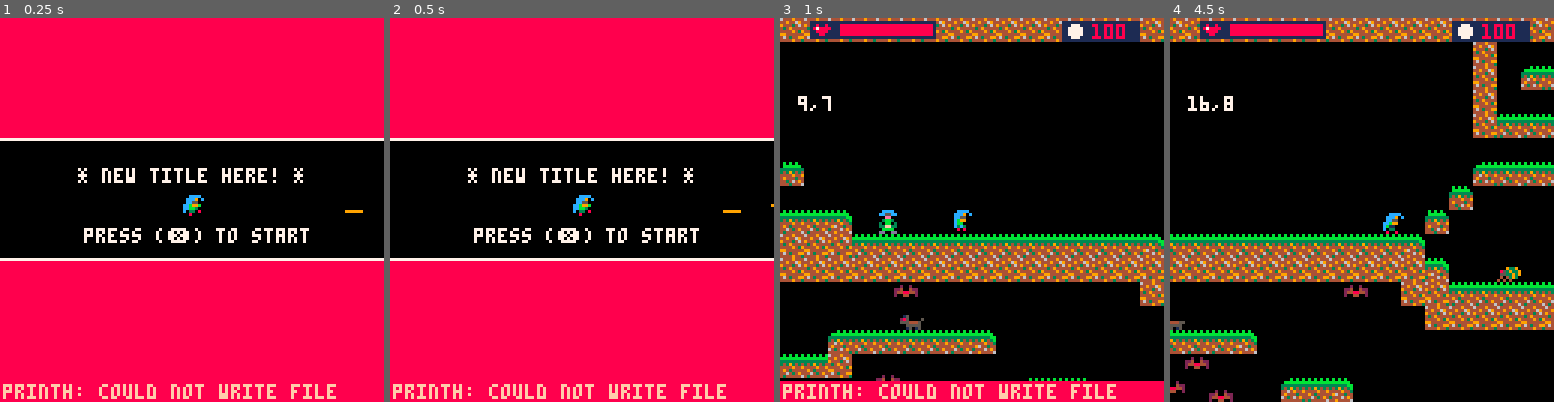
Above: before the commit, frames 1-4 (left to right).
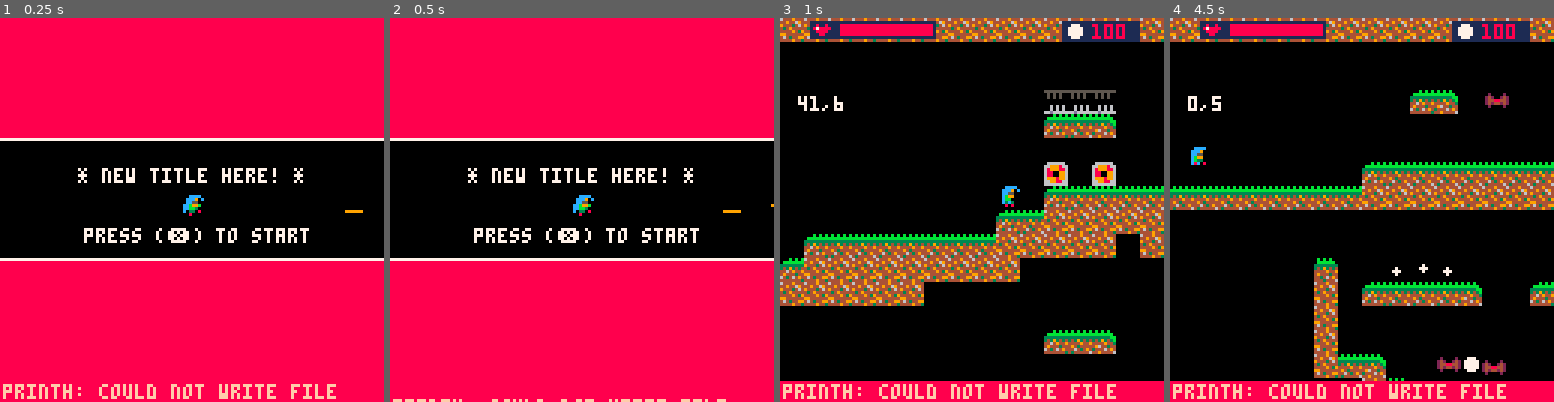
Above: after the commit, the same moments.

Repository: Mizar01/last_spellcaster
Game: PICO-8 cartridge microvania.p8
Same seed, same stepped clock (60 frames per second), same inputs: the game is played once before the commit and once after it.
Inputs:
- Up to frame 1 (0.25 s): no input
- Up to frame 2 (0.5 s): tap X (X key) at 0.33 s
- Up to frame 3 (1 s): tap O (Z key) at 0.7 s
- Up to frame 4 (4.5 s): tap X (X key) at 1.07, 1.85, 2.97, 4.08 s; hold Right 1.6-2.1 s; tap O (Z key) every 0.4 s from 1.7 to 4.1 s; hold Up 2.15-2.42 s; hold Right 2.47-3.03 s; hold Left 3.08-3.58 s; hold Down 3.63-3.97 s; hold Right from 4.02 s (still down)

Frame 1 is identical in both runs. In frame 2, 1.7% of the frame differs, in the area x 0-88%, y 95-100%; in frame 3, 22%; in frame 4, 38%, in the area x 0-100%, y 0-100%.

Commit message:
implemented memory status of tiles between stages.

Diff:
--- a/game/base.lua
+++ b/game/base.lua
@@ -63,7 +63,6 @@
 		end
 
 		local sprph = s[self.phase]
-
 		local next_sprite = nil
 		if (sprph.ss ~= nil) then
 			-- single sprite phase
--- a/game/enemies.lua
+++ b/game/enemies.lua
@@ -138,7 +138,6 @@
         -- collide with player with a tolerance of 2 pixels
         if (self:collide(player, 2, 2)) then
             player:dmg(2)
-            game.mgr.player_msg_mgr.dog_bites += 1
         else
             -- move towards player
             if (abs(player.x - self.x) < 50 and abs(player.y - self.y) < 4) then
--- a/game/game_config.lua
+++ b/game/game_config.lua
@@ -33,19 +33,19 @@
 ovd_respawn=nil -- intial player spawn override in tile coords. It must be used for every stage load.
 
 -- TEST VARS
-use_sample_map = false
+use_sample_map = true
 ovd_avail_els = dstarc("true;true;true;true")
-ovd_cur_el = el_fire
+ovd_cur_el = el_thunder
 sample_map = [[
 1 1 1 1 1 1 1 1 1 1 1 1 1 1 1 1 1 1 1 1 1 1 1 1 1 1 1 1 1 1 1 1 1 1 1 1 1 1 1 1 1 1 1 1 1 1 1 1
   b                                     1       X X         1
                                         1   1 1 1 1 1 1
-                                        1             1
-                                        1 1 1 1 1 1   1
+                                        1             1                               M M N
+                                        1 1 1 1 1 1   1                               1 1 1
                                                       1
-    1                                   1 1 1 1 1 1 1 1 1 1 1
-                                      1                     X 1                       1 1 1 1 1
-1 1 1 1 1   p     f             6   1                       1                     1 1 1 1 1 1 1
+    1                                   1 1 1 1 1 1 1 1 1 1 1                         Q   R
+                                      1                     X 1                   f   1 1 1 1 1
+1 1 1 1 1   p                   6   1                       1                     1 1 1 1 1 1 1
 1 1 1 1 1 1 1 1 1 1 1 1 1 1 1 1 1 1                       1       1 1 1 1 1 1 1 1 1 1 1 1 1   1
 1 1 1 1 1 1 1 1 1 1 1 1 1 1 1 1 1 1 1     g       g             1 1 1 1 1 1 1 1 1 1
             a                     1 1 1 1 1 1 1 1 1 1 1 1 1 1 1 1 1 1 1 1 1
@@ -117,6 +117,9 @@
     ),
 }
 
+stage_mem = {}
+stage_changes_mem = {}
+
 -- adding to dstar other functions
 dstar_add("t1", function(t) return c_timer.new(t,false) end)
 dstar_add("t2", function(t) return c_timer.new(t,true) end)
--- a/game/main.lua
+++ b/game/main.lua
@@ -103,7 +103,7 @@
             enemy_bullets = {}
             local nptx, npty = pwtx - cs.wtx, pwty - cs.wty
             ovd_respawn = dstarc(""..nptx..";"..npty.."")
-            flog("stage changed to "..stage.." with ovd_respawn "..ovd_respawn[1]..","..ovd_respawn[2].."")
+            -- flog("stage changed to "..stage.." with ovd_respawn "..ovd_respawn[1]..","..ovd_respawn[2].."")
             setup_stage_from_string()
             cam:place(player.x, player.y)
         end
--- a/game/misc.lua
+++ b/game/misc.lua
@@ -249,6 +249,7 @@
             if self.on then door:close() else door:open() end
         end
         self.on = not self.on
+        obj_mem_ch(self, self.on and 1 or 2)
     end,
     link_switch = function(self, door)
         add(self.doors, door)
@@ -275,10 +276,12 @@
     open = function(self)
         self.phase = "open"
         del(obj_solids, self)
+        obj_mem_ch(self, 1)
     end,
     close = function(self)
         self.phase = "close"
         add(obj_solids, self)
+        obj_mem_ch(self, 2)
     end,
 })
 
@@ -363,7 +366,7 @@
 c_npc = cstar("c_npc:c_int", {
     __new = function(n, x, y, codename, dialogs)
         local l = c_int.new(x, y, game.mgr.misc_mgr)
-        l.spr.idle.sprites = npc_sprites[codename]
+        l.spr.idle.sprites = npc_sprites[codename] or { 154 }
         l.name = npc_names[codename]
         l.dialogs = split(dialogs, "/")
         l.cur_diag = 1
--- a/game/utils.lua
+++ b/game/utils.lua
@@ -58,6 +58,10 @@
 	return fget(tile, fsolid_idx)
 end
 
+function obj_mem_ch(obj, state)
+    stage_changes_mem[stage][flr(obj.spawn_y / 8)][flr(obj.spawn_x / 8)] = tostr(state)
+end
+
 function stage_config_get()
     return stage_config[stage]
 end
@@ -118,18 +122,26 @@
     local theme = stage_cfg.theme
 
     -- FIRST PASS: set tile types
-    local converted_type_map = matrix_map(map_h, map_w, "")  -- 0 based map of tile types
-    if (use_sample_map) then
-        for ty=1, map_h do
-            for tx=1,map_w do
-                local pos = (ty - 1) * map_w * 2 + (tx - 1) * 2 + 1
-                local c = sub(sample_map, pos, pos)
-                if (c == " ") c = "0"
-                converted_type_map[ty - 1][tx - 1] = c
+    local converted_type_map = nil
+    local stage_changes_map = nil
+    if (stage_mem[stage] == nil) then
+        converted_type_map = matrix_map(map_h, map_w, "")  -- 0 based map of tile types
+        stage_changes_map = matrix_map(map_h, map_w, "")  -- 0 based map of tile changes
+        if (use_sample_map and stage == 1) then
+            for ty=1, map_h do
+                for tx=1,map_w do
+                    local pos = (ty - 1) * map_w * 2 + (tx - 1) * 2 + 1
+                    local c = sub(sample_map, pos, pos)
+                    if (c == " ") c = "0"
+                    converted_type_map[ty - 1][tx - 1] = c
+                end
             end
+        else
+            load_rle_map(map_string, map_w, converted_type_map)
         end
     else
-        load_rle_map(map_string, map_w, converted_type_map)
+        converted_type_map = stage_mem[stage]
+        stage_changes_map = stage_changes_mem[stage]
     end
 
      -- SECOND PASS: set tile variations according to theme
@@ -141,6 +153,8 @@
     for ty=0,map_h - 1 do
         for tx=0,map_w - 1 do
             local t = converted_type_map[ty][tx]
+            local c = stage_changes_map[ty][tx]
+            if (ty == 6 and tx == 43) flog("tile at "..tx..","..ty.." type "..tostr(t).." change "..tostr(c))
             mset(tx, ty, 0) -- reset tile
 			local px = tx * 8
 			local py = ty * 8
@@ -161,26 +175,31 @@
                 respw = true
             elseif (t == "a" or t == "b") then -- bats
                 c_bat.new(px, py, t == "a", emgr)
-            elseif (t == "6") then -- focuslith
+            elseif (t == "6") then
                 c_focuslith.new(px, py, mmgr)
-			elseif (t == "8") then -- dead
-            elseif (t == "e") then -- dog
+			elseif (t == "8") then
+            elseif (t == "e") then
 				c_walk_en.new(px, py, "dog")
-            elseif (t == "g") then -- spider
+            elseif (t == "g") then
                 c_walk_en.new(px, py, "spider")
             elseif (t == "h") then
-                c_vine.new(px, py, emgr)
+                if (c == "") c_vine.new(px, py, emgr)
             elseif (instr("XYZ", t)) then
-                c_shard.new(px, py, t == "X" and 1 or t == "Y" and 3 or 5, true)
+                if (c == "") c_shard.new(px, py, t == "X" and 1 or t == "Y" and 3 or 5, true)
             elseif (instr("pqrstuvwxyz", t)) then
                 local npcdata = stage_cfg.npcdata[t] or {cname="c_npc_stage"..stage, msg="undefined msg"}
                 c_npc.new(px, py, npcdata.cname, npcdata.msg)
             elseif (instr("ABCDEFGHIJKL", t)) then -- element scrolls
-                c_scroll.new(px, py, t)
+                if (c=="") c_scroll.new(px, py, t)
             elseif (instr("MNOP", t)) then -- element launchers
-                add(dswarr[t], c_door.new(px, py, mmgr))
+                local d = c_door.new(px, py, mmgr)
+                if (c=="1") d:open()
+                add(dswarr[t], d)
             elseif (instr("QRST", t)) then -- switches
-                swarr[t] = c_switchlith.new(px, py, mmgr)
+                local s = c_switchlith.new(px, py, mmgr)
+                if (c=="1") s.on = true
+                flog("Door is initially "..tostr(s.on).." at "..tx..","..ty)
+                swarr[t] = s
             end
         end
     end
@@ -191,11 +210,15 @@
     end
 
     for k,v in pairs(swarr) do
-        local kt = sub("MNOP",ord(k) - ord("Q"),1)
+        local kt = sub(sub("MNOP",ord(k) - ord("Q") + 1), 1,1)
+        flog("Linking switch "..k.." to door of type "..kt)
         for dsw in all(dswarr[kt]) do
             v:link_switch(dsw)
         end
     end
+
+    stage_mem[stage] = converted_type_map
+    stage_changes_mem[stage] = stage_changes_map
 
 end
 
@@ -212,9 +235,6 @@
     local down = (ty < map_h) and (ctm[ty + 1][tx] == "1") or ty == map_h - 1
     local left = (tx > 0) and (ctm[ty][tx - 1] == "1") or tx == 0
     local right = (tx < map_w) and (ctm[ty][tx + 1] == "1") or tx == map_w - 1
-    -- if (tx == 47 and ty == 31) then
-    --     flog("maxy "..max_y.." maxx "..max_x.." up "..tostr(up).." down "..tostr(down).." left "..tostr(left).." right "..tostr(right).."")
-    -- end
     local conf = 0
     if up then conf += 1 end
     if down then conf += 2 end
Not shown, changed: TODO.txt
Not shown, changed: README.ml
Not shown, changed: ideas.md
